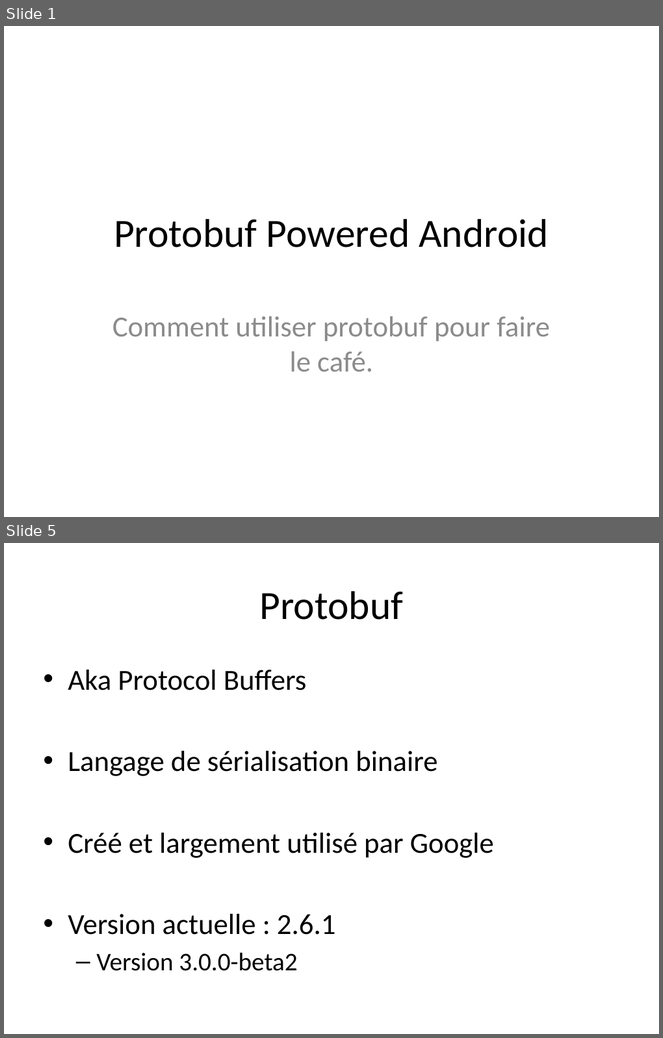
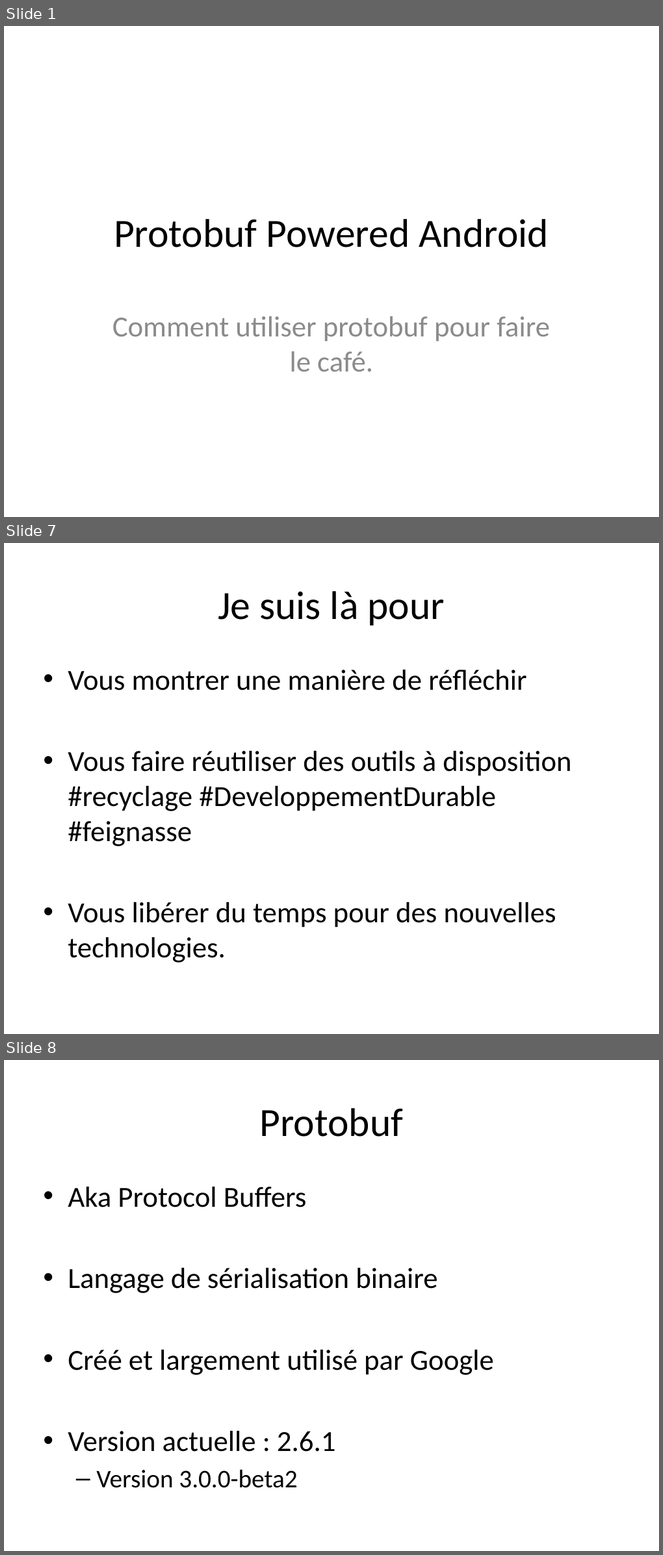
Before and after one commit to TheCopycat/protobuf-powered-android, a slide deck: protobuf-powered.pptx. Shown one above the other, each under a label of ours: slides 1 and 5 before the commit, slides 1, 7 and 8 after it; the slides between them are not shown. The pictures are 663x1038 and 663x1555 pixels, drawn with LibreOffice and Linux fonts; fonts in the diff are those of the drawing. Boxes give left, top, right and bottom in pixels: in the first picture for what was removed or moved away, otherwise in the second. Text is boxed around its words. In the diff, an @@ line names an element or a change of style, - is before the commit and + after.

```diff
--- a/protobuf-powered.pptx
+++ b/protobuf-powered.pptx
@@ slide 7 added at (4,543,659,1034), background #FFFFFF @@
@@ title added at (218,591,445,626), 44 pt, text #000000 @@
+Je suis là pour
@@ text added at (68,670,571,963), 32 pt, text #000000 @@
+• Vous montrer une manière de réfléchir
+• Vous faire réutiliser des outils à disposition #recyclage #DeveloppementDurable #feignasse
+• Vous libérer du temps pour des nouvelles technologies.
@@ what was slide 5 is now slide 8 @@
```
Also in this commit, not shown: 3 slides changed, 11 other slides added, 3 slides removed.
